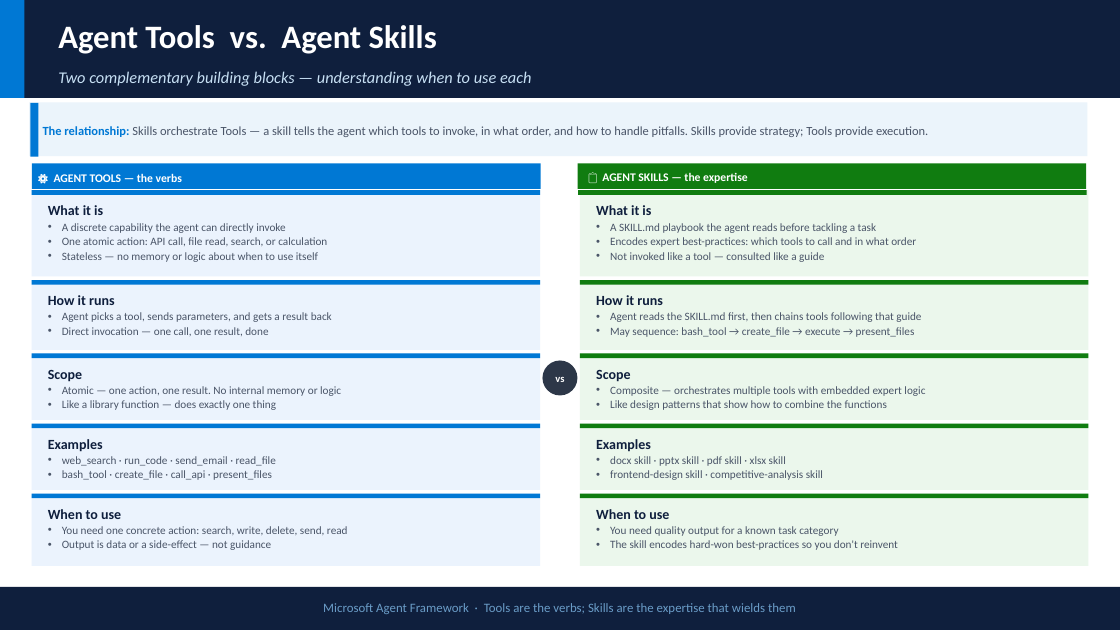
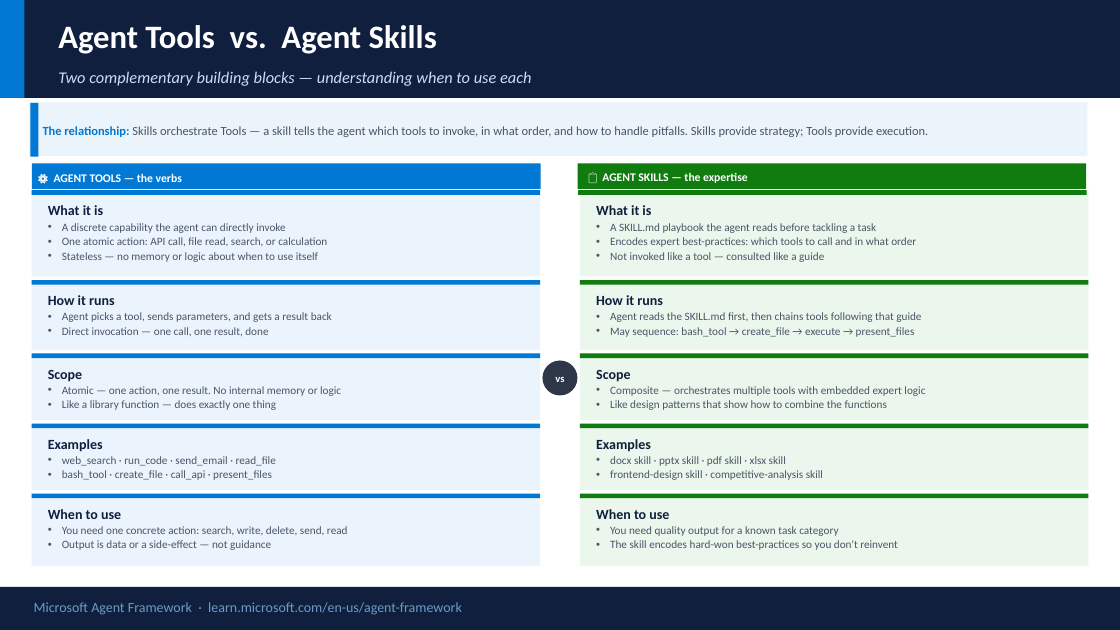
Before and after one commit to satyasyamnn/learning_agent_framework, a slide deck: slide 16 of Microsoft Agent Framework.pptx (slide 15 before the commit). Drawn at 1120x630 pixels with LibreOffice and Linux fonts; fonts in the diff are those of the drawing. Boxes give left, top, right and bottom in pixels: in the first picture for what was removed or moved away, otherwise in the second. Text is boxed around its words. In the diff, an @@ line names an element or a change of style, - is before the commit and + after.

```diff
--- a/Microsoft Agent Framework.pptx
+++ b/Microsoft Agent Framework.pptx
@@ text at (x1=34, y1=602, x2=462, y2=615): text changed; size 11 to 12 pt @@
-Microsoft Agent Framework · Tools are the verbs; Skills are the expertise that wields them
+Microsoft Agent Framework · learn.microsoft.com/en-us/agent-framework
```
Also in this commit, not shown: 3 other slides changed, 5 slides added, 1 slide removed.
